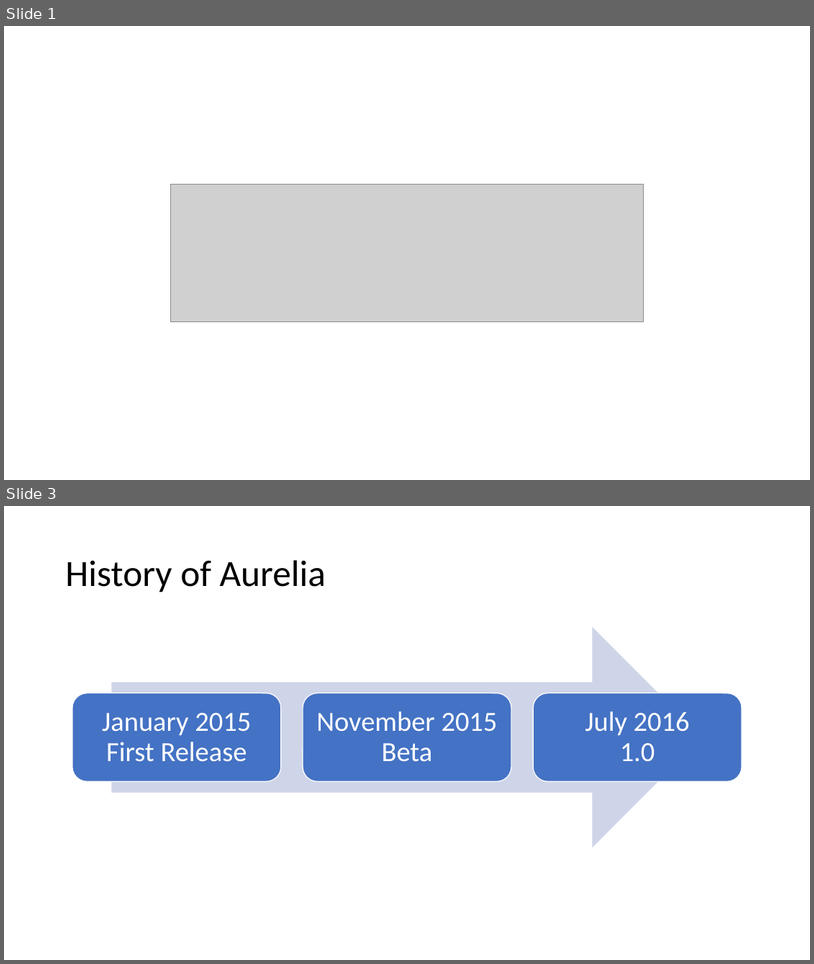
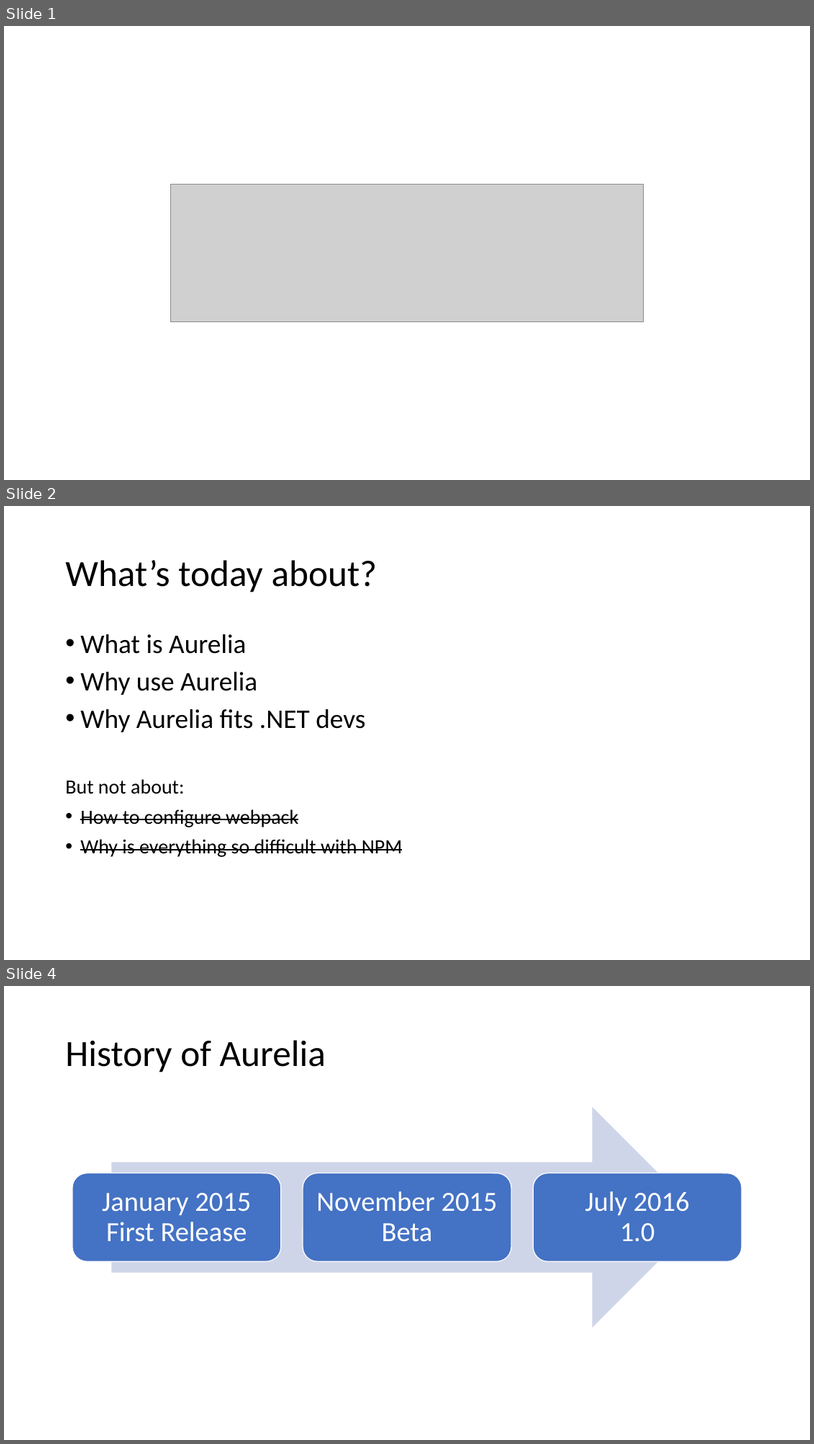
Before and after one commit to vuorinem/ADNUGTalk, a slide deck: Aurelia.pptm. Shown one above the other, each under a label of ours: slides 1 and 3 before the commit, slides 1, 2 and 4 after it; the slides between them are not shown. The pictures are 814x964 and 814x1444 pixels, drawn with LibreOffice and Linux fonts; fonts in the diff are those of the drawing; grey boxes stand for pictures. Boxes give left, top, right and bottom in pixels: in the first picture for what was removed or moved away, otherwise in the second. Text is boxed around its words. In the diff, an @@ line names an element or a change of style, - is before the commit and + after.

```diff
--- a/Aurelia.pptm
+++ b/Aurelia.pptm
@@ slide 2 added at bbox=[4, 506, 810, 960], background #FFFFFF @@
@@ title added at bbox=[65, 560, 377, 592], 44 pt, text #000000 @@
+What’s today about?
@@ text added at bbox=[65, 634, 402, 857], 24 pt, text #000000 @@
+• What is Aurelia
+• Why use Aurelia
+• Why Aurelia fits .NET devs
+But not about:
+• How to configure webpack
+• Why is everything so difficult with NPM
@@ what was slide 3 is now slide 4 @@
```
Also in this commit, not shown: 3 slides changed, 12 other slides added, 1 slide removed.
